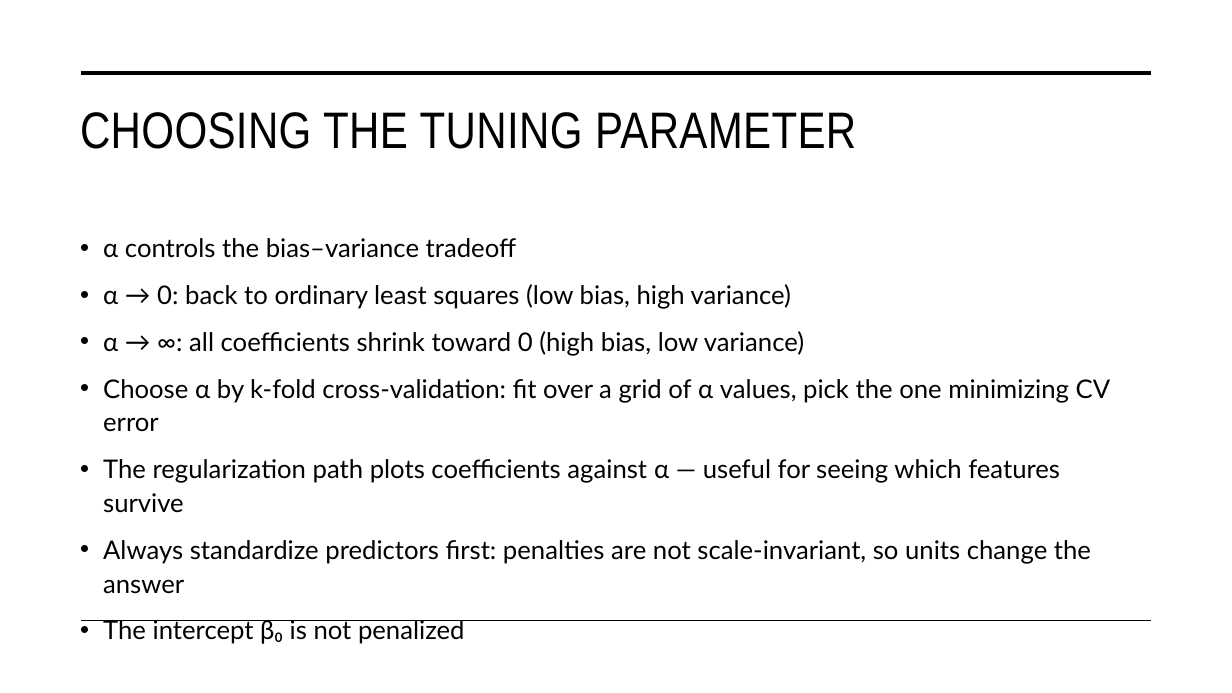
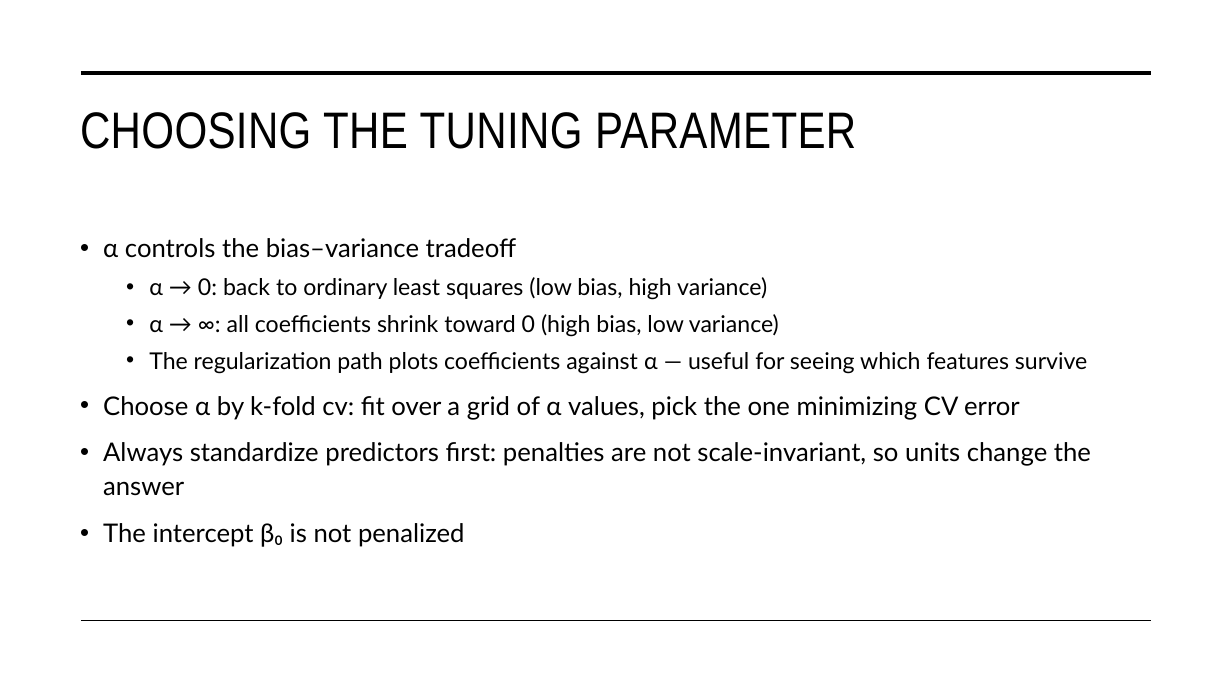
Before and after one commit to STAT-486-Fall-2026/course-content, a slide deck: slide 13 of slides/07-regularization.pptx. Drawn at 1232x693 pixels with LibreOffice and Linux fonts; fonts in the diff are those of the drawing. Boxes give left, top, right and bottom in pixels: in the first picture for what was removed or moved away, otherwise in the second. Text is boxed around its words. In the diff, an @@ line names an element or a change of style, - is before the commit and + after.

```diff
--- a/slides/07-regularization.pptx
+++ b/slides/07-regularization.pptx
@@ text at (149, 277, 1088, 374): size 20 to 18 pt in "α → 0: back to ordinary least ...", "α → ∞: all coefficients shrink toward ...", "The regularization path plots coefficients against α ..."; list level 1 to 2 in "α → 0: back to ..."; list level 1 to 2 in "α → ∞: all coefficients ..."; list level 1 to 2 in "The regularization path plots coefficients ..." @@
@@ text at (103, 379, 1111, 432): paragraph removed @@
-• Choose α by k-fold cross-validation: fit over a grid of α values, pick the one minimizing CV error
@@ text at (103, 396, 1020, 420): paragraph added @@
+• Choose α by k-fold cv: fit over a grid of α values, pick the one minimizing CV error
```
Also in this commit, not shown: 2 other slides changed, 1 other file.
